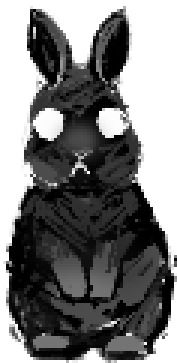
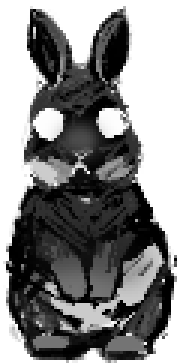
Revision of a layered 177x363 image; what changed, layer by layer:
"Layer 1": opacity 70% → 20% over [9, 105, 165, 345]
